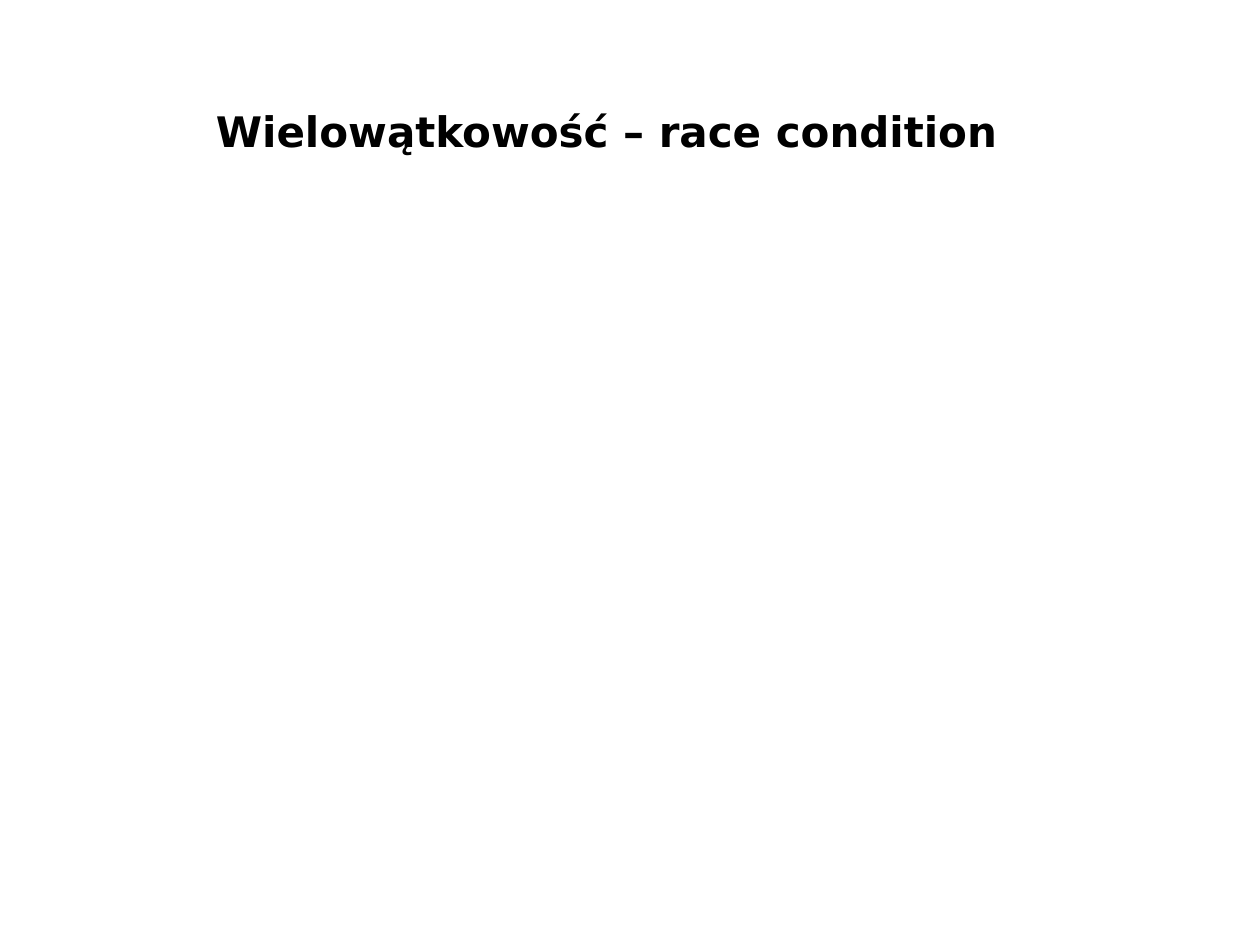
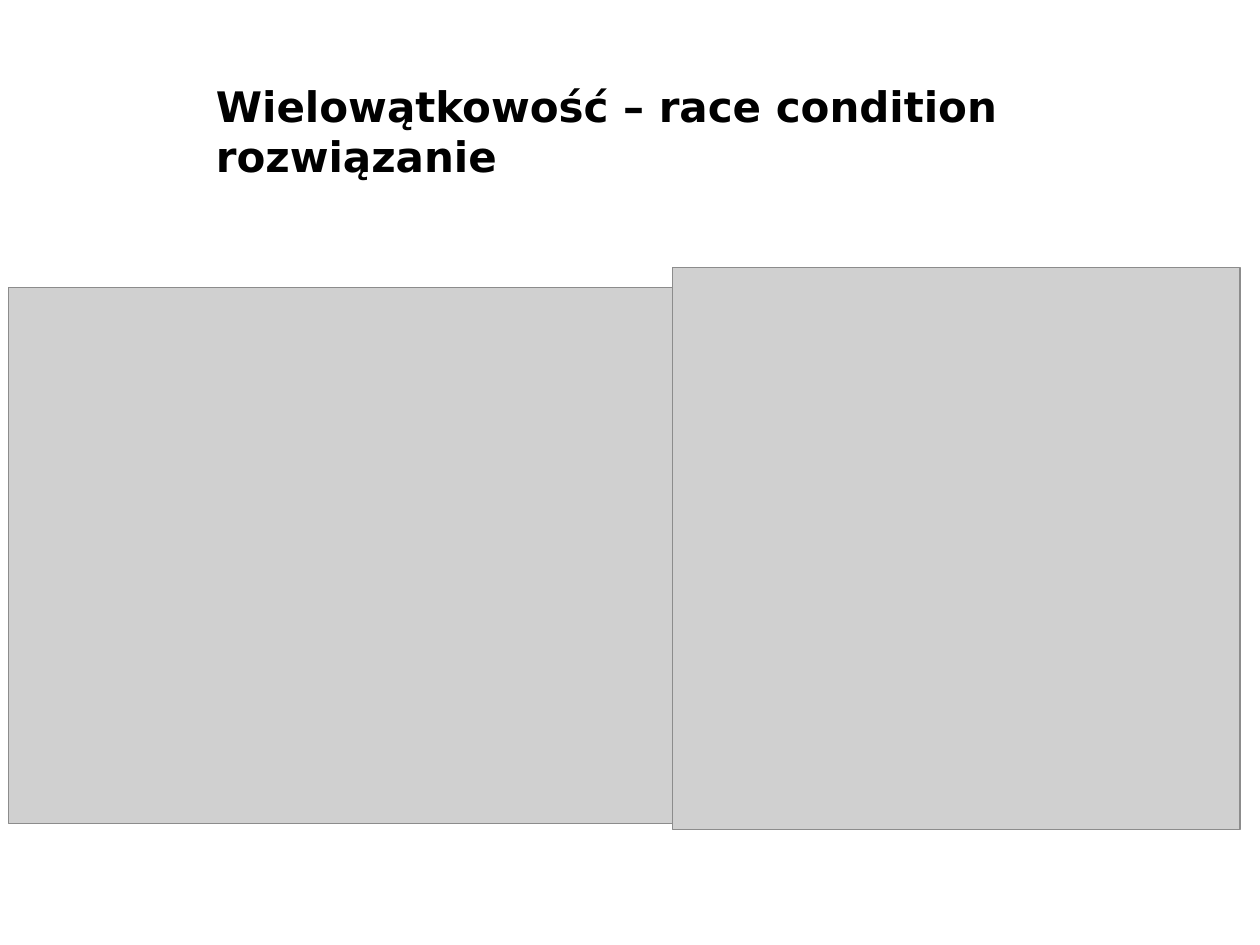
Before and after one commit to bercik/pn_prezentacja, a slide deck: slide 38 of robert/prezentacja.odp (slide 37 before the commit). Drawn at 1260x945 pixels with LibreOffice and Linux fonts; fonts in the diff are those of the drawing; grey boxes stand for pictures; background and template pictures are left out. Boxes give left, top, right and bottom in pixels: in the first picture for what was removed or moved away, otherwise in the second. Text is boxed around its words. In the diff, an @@ line names an element or a change of style, - is before the commit and + after.

Commit message:
race condition and deadlocks

```diff
--- a/robert/prezentacja.odp
+++ b/robert/prezentacja.odp
@@ title at (216,88,997,181): text changed @@
-Wielowątkowość – race condition
+Wielowątkowość – race condition rozwiązanie
@@ picture added at (673,268,1240,830) @@
@@ picture added at (9,287,685,823) @@
```
Also in this commit, not shown: 1 other slide changed, 4 slides added, 9 other files.
